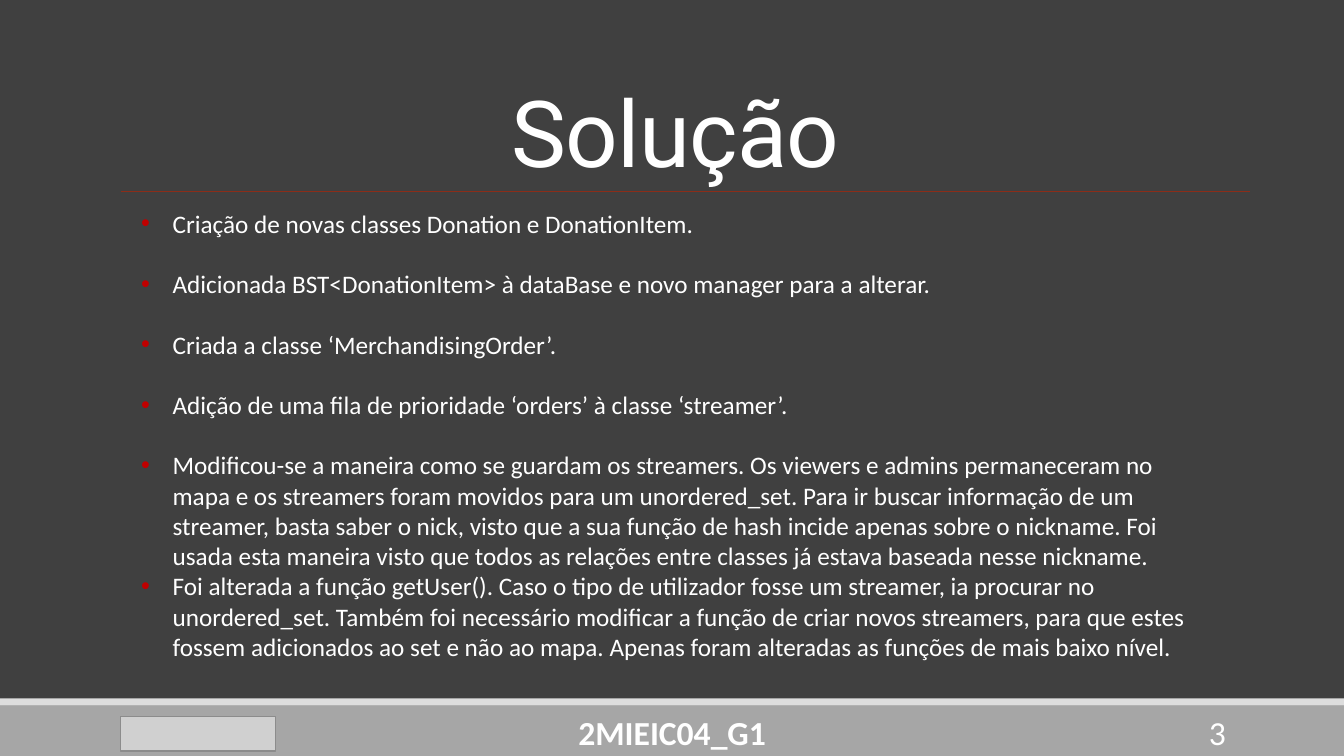
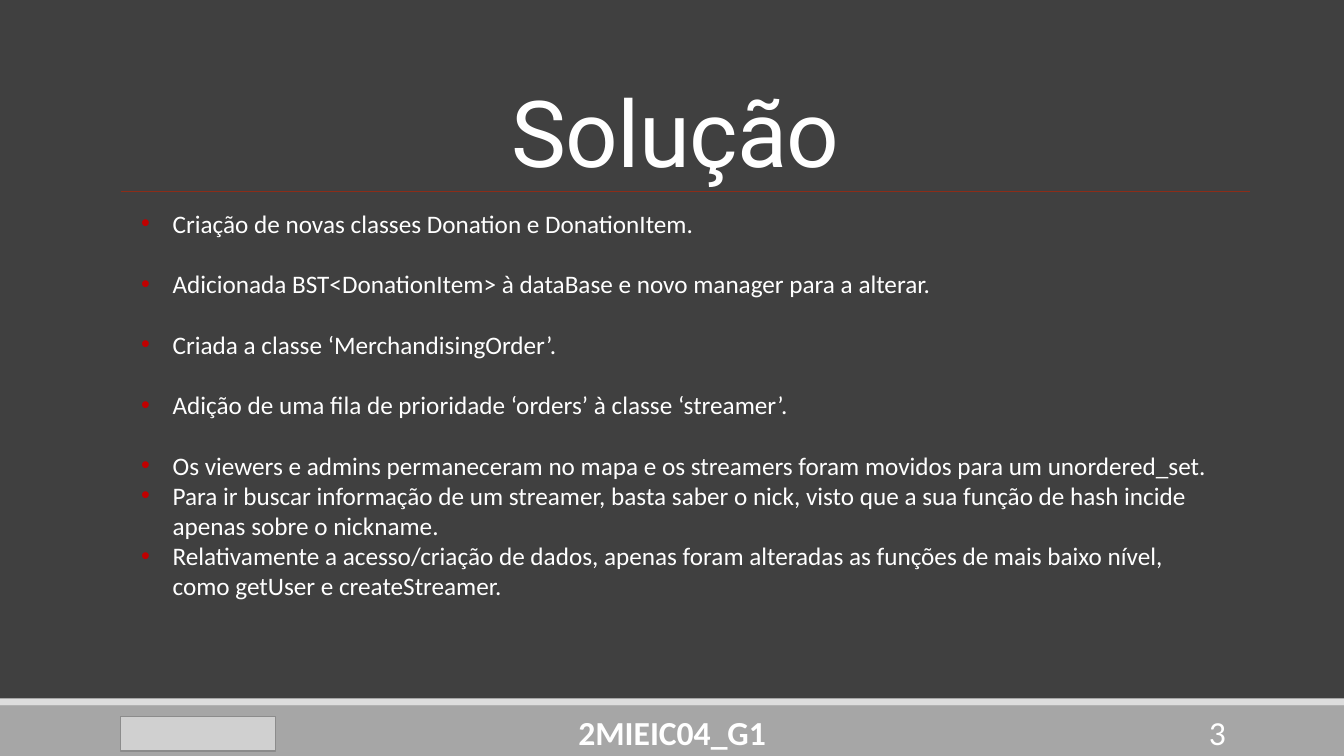
Before and after one commit to DoStini/FEUP-AEDA-proj, a slide deck: slide 3 of StreamZ__P2.pptx. Drawn at 1344x756 pixels with LibreOffice and Linux fonts; fonts in the diff are those of the drawing; grey boxes stand for pictures. Boxes give left, top, right and bottom in pixels: in the first picture for what was removed or moved away, otherwise in the second. Text is boxed around its words. In the diff, an @@ line names an element or a change of style, - is before the commit and + after.

Commit message:
Update ppt

```diff
--- a/StreamZ__P2.pptx
+++ b/StreamZ__P2.pptx
@@ text at box(173, 457, 1206, 600): text changed @@
-• Modificou-se a maneira como se guardam os streamers. Os viewers e admins permaneceram no mapa e os streamers foram movidos para um unordered_set. Para ir buscar informação de um streamer, basta saber o nick, visto que a sua função de hash incide apenas sobre o nickname. Foi usada esta maneira visto que todos as relações entre classes já estava baseada nesse nickname.
-• Foi alterada a função getUser(). Caso o tipo de utilizador fosse um streamer, ia procurar no unordered_set. Também foi necessário modificar a função de criar novos streamers, para que estes fossem adicionados ao set e não ao mapa. Apenas foram alteradas as funções de mais baixo nível.
+• Os viewers e admins permaneceram no mapa e os streamers foram movidos para um unordered_set.
+• Para ir buscar informação de um streamer, basta saber o nick, visto que a sua função de hash incide apenas sobre o nickname.
+• Relativamente a acesso/criação de dados, apenas foram alteradas as funções de mais baixo nível, como getUser e createStreamer.
```
Also in this commit, not shown: 6 other slides changed, 1 slide removed.
